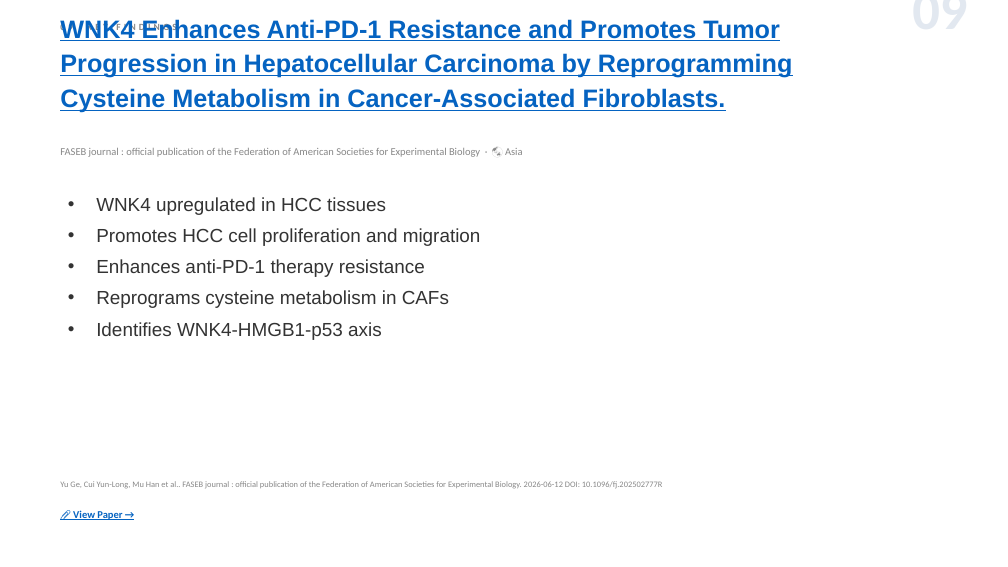
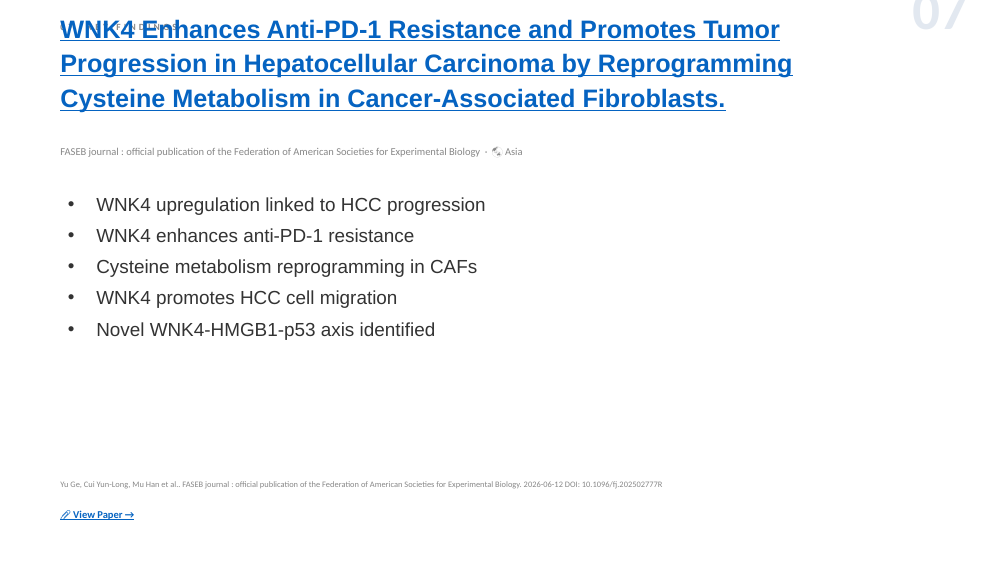
Before and after one commit to jejenhu-maker/hcc-weekly-digest, a slide deck: slide 9 of docs/digest-en.pptx (slide 11 before the commit). Drawn at 1008x567 pixels with LibreOffice and Linux fonts; fonts in the diff are those of the drawing. Boxes give left, top, right and bottom in pixels: in the first picture for what was removed or moved away, otherwise in the second. Text is boxed around its words. In the diff, an @@ line names an element or a change of style, - is before the commit and + after.

```diff
--- a/docs/digest-en.pptx
+++ b/docs/digest-en.pptx
@@ text at (x1=756, y1=8, x2=968, y2=8): text changed @@
-09
+07
@@ text at (x1=96, y1=197, x2=486, y2=340): text changed @@
-• WNK4 upregulated in HCC tissues
-• Promotes HCC cell proliferation and migration
-• Enhances anti-PD-1 therapy resistance
-• Reprograms cysteine metabolism in CAFs
-• Identifies WNK4-HMGB1-p53 axis
+• WNK4 upregulation linked to HCC progression
+• WNK4 enhances anti-PD-1 resistance
+• Cysteine metabolism reprogramming in CAFs
+• WNK4 promotes HCC cell migration
+• Novel WNK4-HMGB1-p53 axis identified
```
Also in this commit, not shown: 11 other slides changed, 2 slides added, 2 slides removed, 2 other files.
